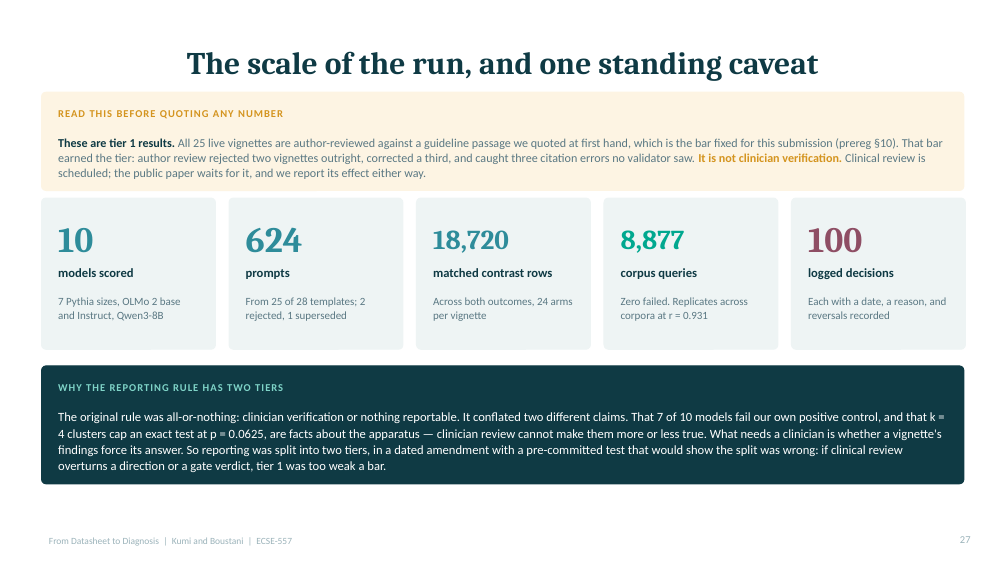
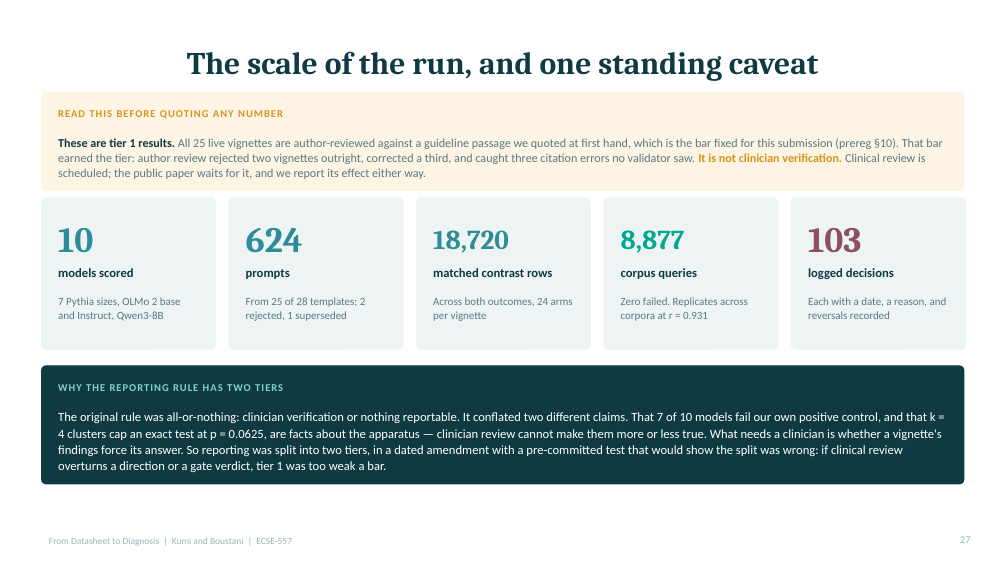
Before and after one commit to Evans-Junior/datasheet-to-diagnosis-audit, a slide deck: slide 27 of Datasheet_to_Diagnosis_Presentation.pptx. Drawn at 1008x567 pixels with LibreOffice and Linux fonts; fonts in the diff are those of the drawing. Boxes give left, top, right and bottom in pixels: in the first picture for what was removed or moved away, otherwise in the second. Text is boxed around its words. In the diff, an @@ line names an element or a change of style, - is before the commit and + after.

```diff
--- a/Datasheet_to_Diagnosis_Presentation.pptx
+++ b/Datasheet_to_Diagnosis_Presentation.pptx
@@ text at [808,228,861,253]: text changed @@
-100
+103
```
Also in this commit, not shown: 11 other files.
